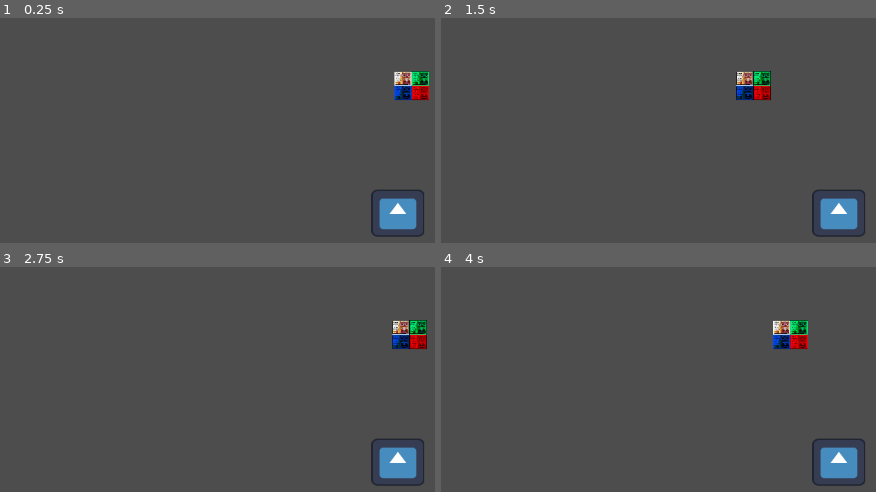
Above: before the commit, frames 1-4 (two rows, left to right).
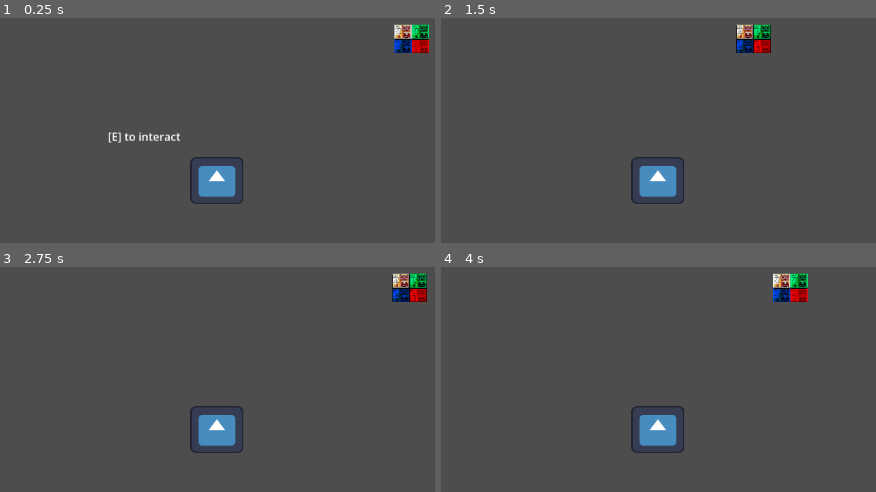
Above: after the commit, the same moments.

Repository: iSpecimen/7-Minutes
Game: Godot game, scene res://Scenes/interactionTest.tscn
Two runs of this game, one before a commit and one after it. Both use one fixed random seed, a clock stepped at 60 frames per second and the inputs below. This scene is started directly instead of the project's main scene. The engine's default icon, where the game draws it, is replaced by a stand-in: a white triangle on a blue panel in a dark square.
Inputs (mouse positions are in pixels of both pictures, inside the frame that each line leads up to):
- Up to frame 1 (0.25 s): no input
- Up to frame 2 (1.5 s): tap Enter (ui_accept) at 0.5, 0.77 s; move the mouse to (832, 155) at 0.52 s; hold D (Right) 0.53-1.25 s; hold E (interact) 0.53-1.25 s; click (832, 155) at 0.67 s; drag from (497, 200) to (754, 87) at 1.27 s
- Up to frame 3 (2.75 s): tap Enter (ui_accept) at 2 s; move the mouse to (295, 327) at 2.02 s; hold A (Left) from 2.03 s (still down); hold E (interact) from 2.03 s (still down)
- Up to frame 4 (4 s): release A (Left) at 2.75 s; release E (interact) at 2.75 s; drag from (outside the picture) to (outside the picture) at 2.77 s; tap Enter (ui_accept) at 3.5, 3.77 s; move the mouse to (outside the picture) at 3.52 s; hold D (Right) from 3.53 s (still down); hold E (interact) from 3.53 s (still down)

The runs differ from the first frame. In frame 1, 5.4% of the frame differs, in the area x 24-99%, y 2-98%; in frame 2, 5.1%; in frame 3, 5.1%; in frame 4, 5.1%.

Commit message:
changed to slot2

Diff:
--- a/7-minutes-before-death/Scenes/interactionTest.tscn
+++ b/7-minutes-before-death/Scenes/interactionTest.tscn
@@ -34,6 +34,7 @@
 shape = SubResource("RectangleShape2D_afr6h")
 
 [node name="InteractionArea" parent="StaticBody2D" unique_id=1204932933 instance=ExtResource("2_fcrdi")]
+visible = false
 
 [node name="CollisionShape2D" type="CollisionShape2D" parent="StaticBody2D/InteractionArea" unique_id=892943844]
 shape = SubResource("CircleShape2D_qo0f5")
@@ -46,12 +47,12 @@
 script = ExtResource("3_afr6h")
 
 [node name="Sprite2D" type="Sprite2D" parent="CharacterBody2D" unique_id=1173802404]
-position = Vector2(263, 50)
+position = Vector2(2, 3)
 scale = Vector2(0.6015625, 0.53125)
 texture = ExtResource("1_acft5")
 
 [node name="CollisionShape2D" type="CollisionShape2D" parent="CharacterBody2D" unique_id=336452641]
-position = Vector2(263, 49.75)
+position = Vector2(2, 2)
 shape = SubResource("RectangleShape2D_550gs")
 
 [node name="Camera2D" type="Camera2D" parent="CharacterBody2D" unique_id=1330300735]
--- a/7-minutes-before-death/Scripts/chest_manager.gd
+++ b/7-minutes-before-death/Scripts/chest_manager.gd
@@ -1,7 +1,7 @@
 extends Control
 
 @export var inventory : GridContainer
-@onready var slot_node : PackedScene = preload("res://scenes/slot.tscn")
+@onready var slot_node : PackedScene = preload("res://scenes/slot2.tscn")
 
 var storage : Dictionary
 var current_chest = null
